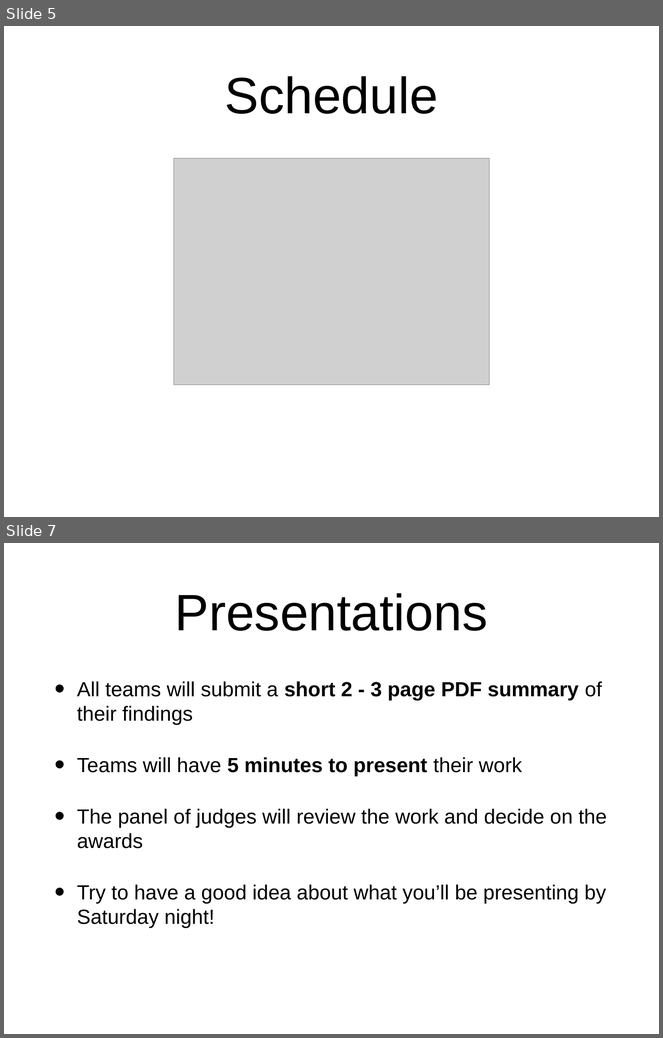
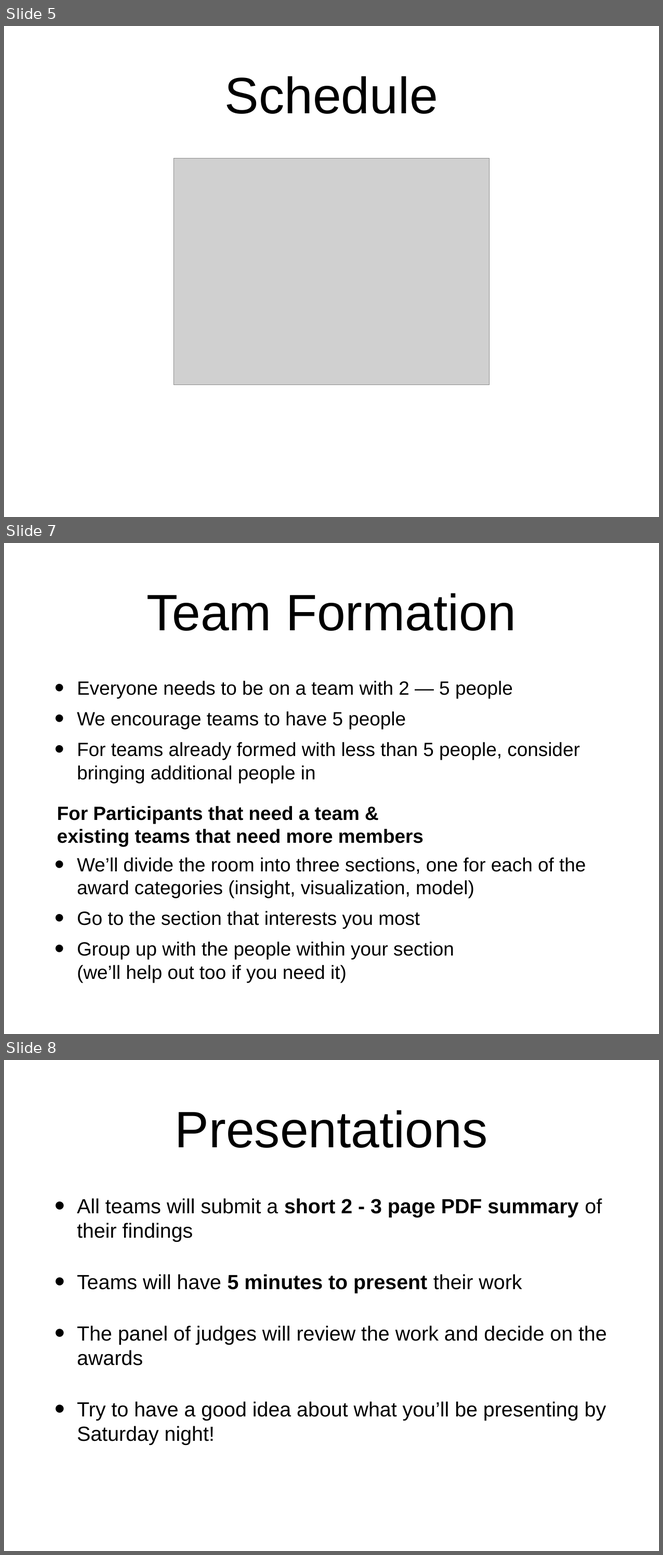
Before and after one commit to socalrug/hackathon-2019-05, a slide deck: admin/intro_slides/hackathon_intro_slides.pptx. Shown one above the other, each under a label of ours: slides 5 and 7 before the commit, slides 5, 7 and 8 after it; the slides between them are not shown. The pictures are 663x1038 and 663x1555 pixels, drawn with LibreOffice and Linux fonts; fonts in the diff are those of the drawing; grey boxes stand for pictures. Boxes give left, top, right and bottom in pixels: in the first picture for what was removed or moved away, otherwise in the second. Text is boxed around its words. In the diff, an @@ line names an element or a change of style, - is before the commit and + after.

```diff
--- a/admin/intro_slides/hackathon_intro_slides.pptx
+++ b/admin/intro_slides/hackathon_intro_slides.pptx
@@ slide 7 added at (4,543,659,1034), background #FFFFFF @@
@@ title added at (146,593,516,631), 80 pt, text #000000 @@
+Team Formation
@@ text added at (77,681,586,983), 30 pt, text #000000 @@
+• Everyone needs to be on a team with 2 — 5 people
+• We encourage teams to have 5 people
+• For teams already formed with less than 5 people, consider bringing additional people in
+• We’ll divide the room into three sections, one for each of the award categories (insight, visualization, model)
+• Go to the section that interests you most
+• Group up with the people within your section
+  (we’ll help out too if you need it)
@@ text added at (57,806,424,847), 30 pt, text #000000, bold @@
+For Participants that need a team & existing teams that need more members
@@ what was slide 7 is now slide 8 @@
```
Also in this commit, not shown: 5 slides changed, 3 other slides added, 1 slide removed, 2 other files.
